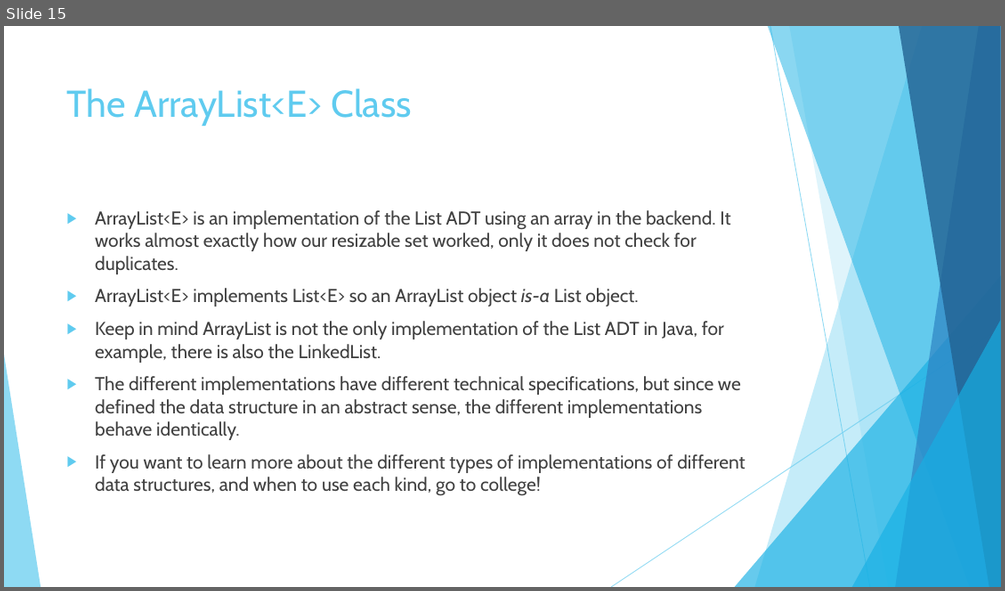
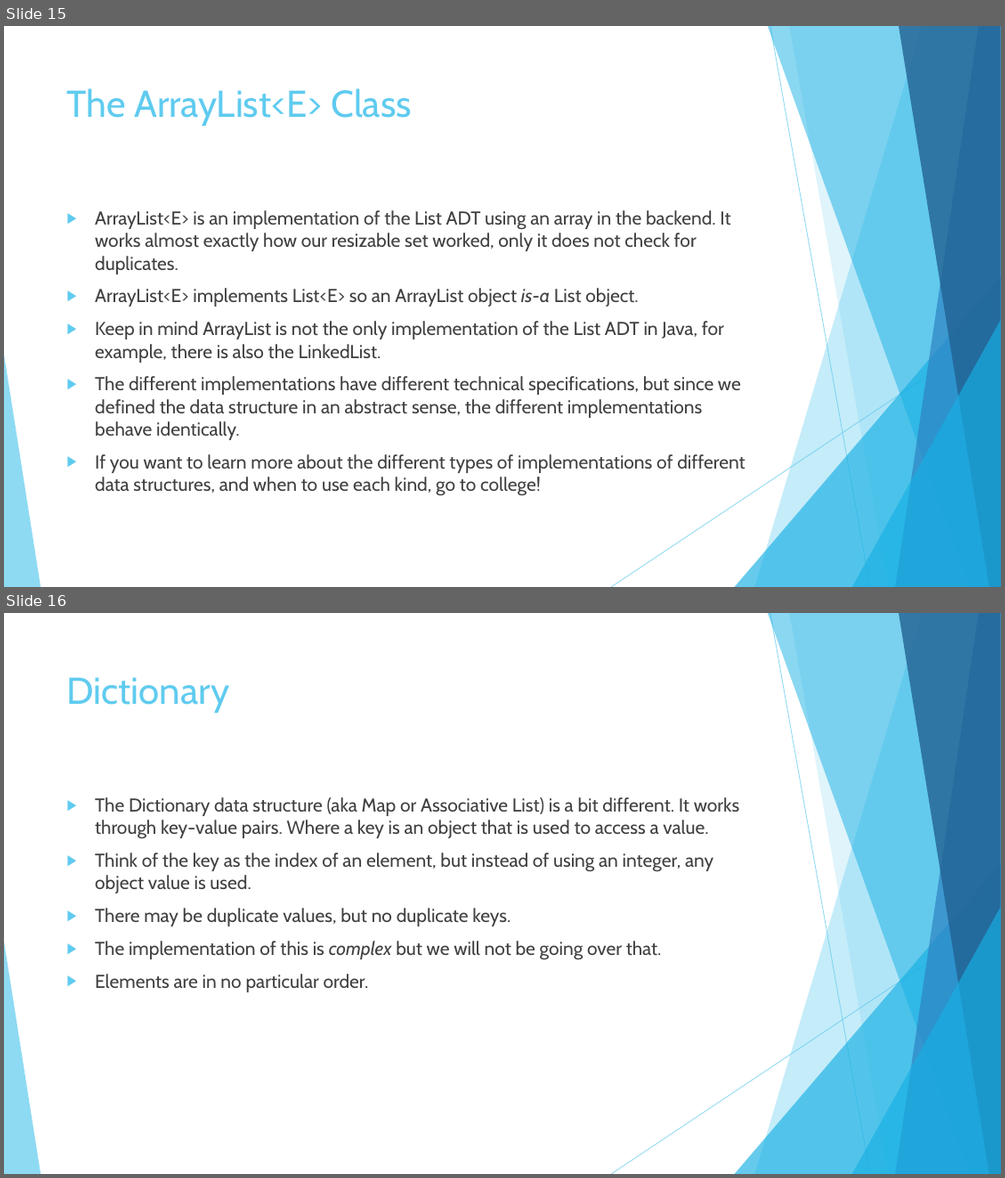
Before and after one commit to JoseRivas1998/Java-Game-Development-For-Absolute-Beginners, a slide deck: Slides/Lesson1.5.pptx. Shown one above the other, each under a label of ours: slide 15 before the commit, slides 15 and 16 after it. The pictures are 1005x591 and 1005x1178 pixels, drawn with LibreOffice and Linux fonts; fonts in the diff are those of the drawing. Boxes give left, top, right and bottom in pixels: in the first picture for what was removed or moved away, otherwise in the second. Text is boxed around its words. In the diff, an @@ line names an element or a change of style, - is before the commit and + after.

```diff
--- a/Slides/Lesson1.5.pptx
+++ b/Slides/Lesson1.5.pptx
@@ slide 16 added at [4,613,1001,1174], background #FFFFFF; not listed: 10 template elements that a slide beside it also shows @@
@@ title added at [67,677,230,713], 36 pt, text #5FCBEF @@
+Dictionary
@@ text added at [95,797,739,992], 18 pt, text #404040 @@
+▶ The Dictionary data structure (aka Map or Associative List) is a bit different. It works through key-value pairs. Where a key is an object that is used to access a value.
+▶ Think of the key as the index of an element, but instead of using an integer, any object value is used.
+▶ There may be duplicate values, but no duplicate keys.
+▶ The implementation of this is complex but we will not be going over that.
+▶ Elements are in no particular order.
```
Also in this commit, not shown: 3 other slides added, 3 other files.
